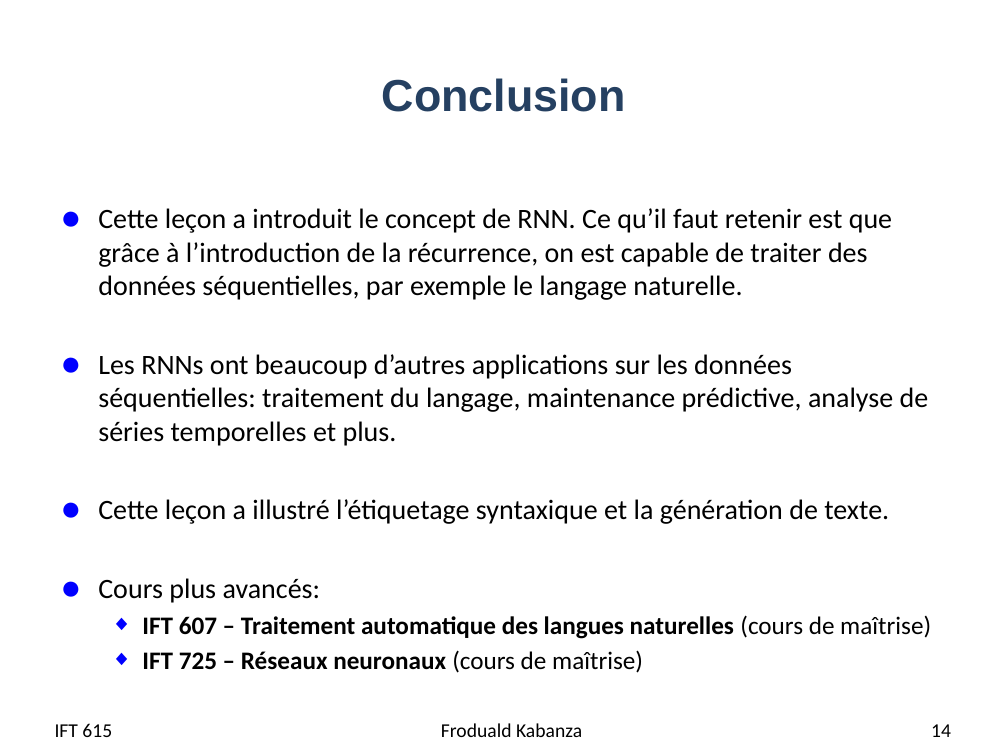
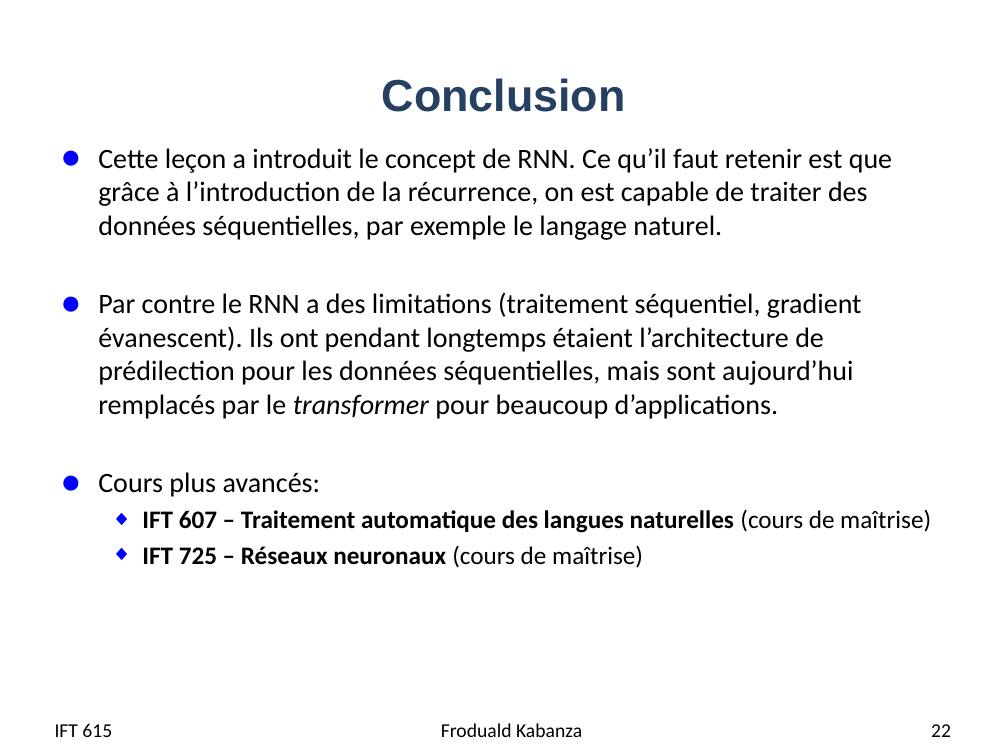
Before and after one commit to djeffkanda/djeffkanda.github.io, a slide deck: slide 22 of ift/assets/slides/ift615-07-Application - TLN - world embedding et etiquetage syntaxique.pptx (slide 14 before the commit). Drawn at 1008x756 pixels with LibreOffice and Linux fonts; fonts in the diff are those of the drawing. Boxes give left, top, right and bottom in pixels: in the first picture for what was removed or moved away, otherwise in the second. Text is boxed around its words. In the diff, an @@ line names an element or a change of style, - is before the commit and + after.

```diff
--- a/ift/assets/slides/ift615-07-Application - TLN - world embedding et etiquetage syntaxique.pptx
+++ b/ift/assets/slides/ift615-07-Application - TLN - world embedding et etiquetage syntaxique.pptx
@@ text "Cette leçon a introduit le ...": place and size @@
-text "Cette leçon a introduit le ..." at (98,208,931,673)
+text "Cette leçon a introduit le ..." at (98,148,931,568)
@@ text at (98,148,892,419): text changed @@
-● Cette leçon a introduit le concept de RNN. Ce qu’il faut retenir est que grâce à l’introduction de la récurrence, on est capable de traiter des données séquentielles, par exemple le langage naturelle.
-● Les RNNs ont beaucoup d’autres applications sur les données séquentielles: traitement du langage, maintenance prédictive, analyse de séries temporelles et plus.
-● Cette leçon a illustré l’étiquetage syntaxique et la génération de texte.
+● Cette leçon a introduit le concept de RNN. Ce qu’il faut retenir est que grâce à l’introduction de la récurrence, on est capable de traiter des données séquentielles, par exemple le langage naturel.
+● Par contre le RNN a des limitations (traitement séquentiel, gradient évanescent). Ils ont pendant longtemps étaient l’architecture de prédilection pour les données séquentielles, mais sont aujourd’hui remplacés par le transformer pour beaucoup d’applications.
@@ page number at (931,724,951,737): text changed @@
-14
+22
```
Also in this commit, not shown: 14 other slides changed, 6 slides added, 1 slide removed, 5 other files.
